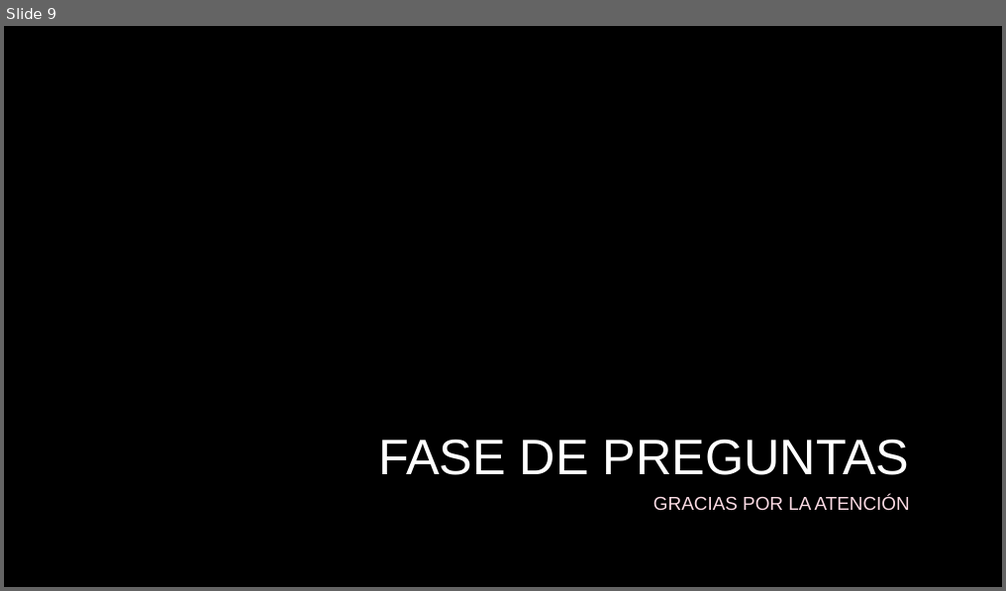
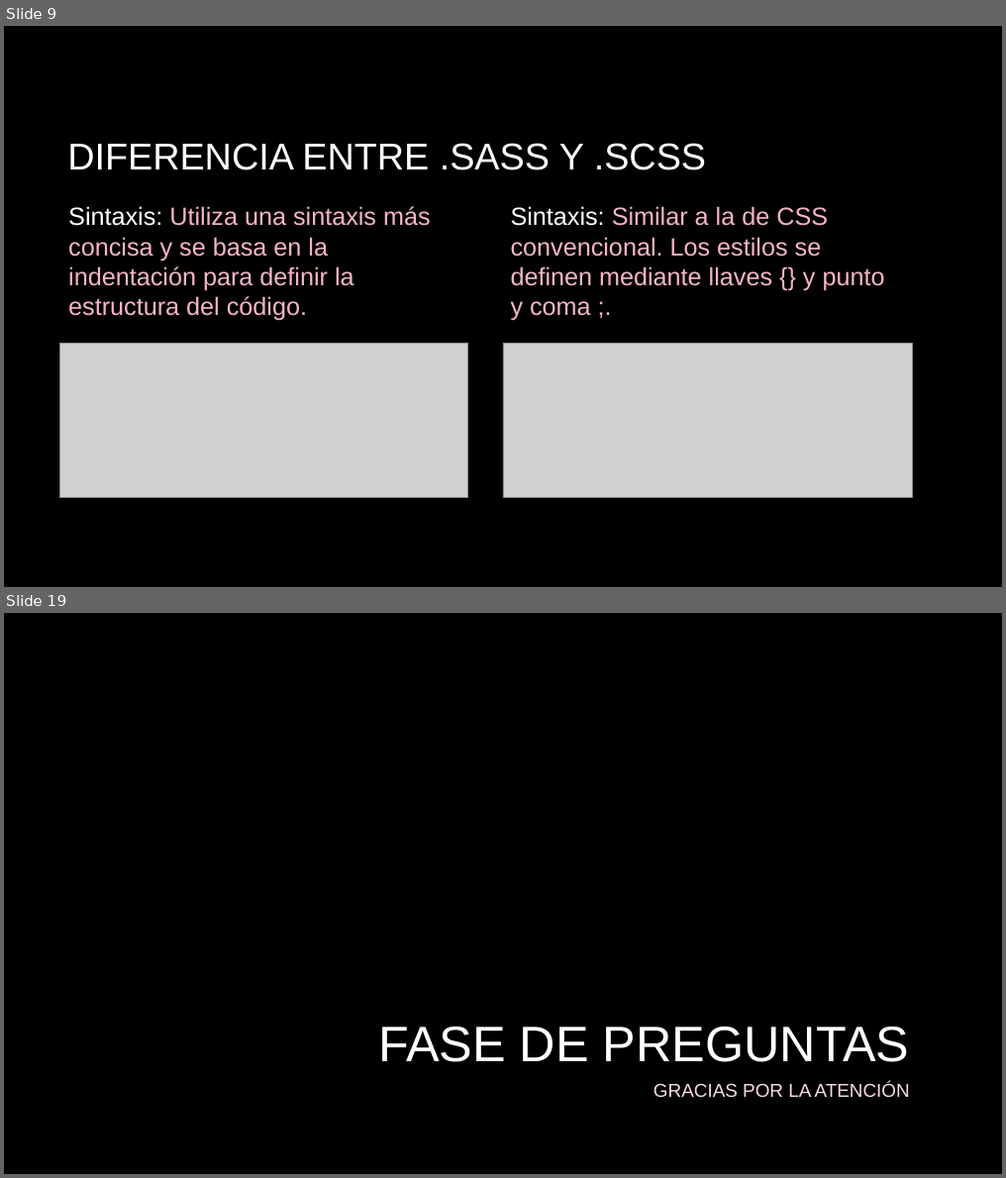
Before and after one commit to marcosfdsl/dawe2-diwe-susy, a slide deck: Susy.pptx. Shown one above the other, each under a label of ours: slide 9 before the commit, slides 9 and 19 after it; the slides between them are not shown. The pictures are 1006x591 and 1006x1178 pixels, drawn with LibreOffice and Linux fonts; fonts in the diff are those of the drawing; grey boxes stand for pictures; background and template pictures are left out. Boxes give left, top, right and bottom in pixels: in the first picture for what was removed or moved away, otherwise in the second. Text is boxed around its words. In the diff, an @@ line names an element or a change of style, - is before the commit and + after.

```diff
--- a/Susy.pptx
+++ b/Susy.pptx
@@ slide 9 added at (4, 26, 1002, 587), background picture (left out) @@
@@ title added at (67, 143, 706, 171), 36 pt, text #FFFFFF @@
+DIFERENCIA ENTRE .SASS Y .SCSS
@@ text added at (68, 206, 431, 321), 24 pt, text #F6B5C7 @@
+Sintaxis: Utiliza una sintaxis más concisa y se basa en la indentación para definir la estructura del código.
@@ text added at (511, 206, 885, 321), 24 pt, text #F6B5C7 @@
+Sintaxis: Similar a la de CSS convencional. Los estilos se definen mediante llaves {} y punto y coma ;.
@@ picture added at (60, 344, 468, 497) @@
@@ picture added at (503, 344, 912, 497) @@
@@ what was slide 9 is now slide 19 @@
```
Also in this commit, not shown: 3 slides changed, 9 other slides added, 4 other files.
